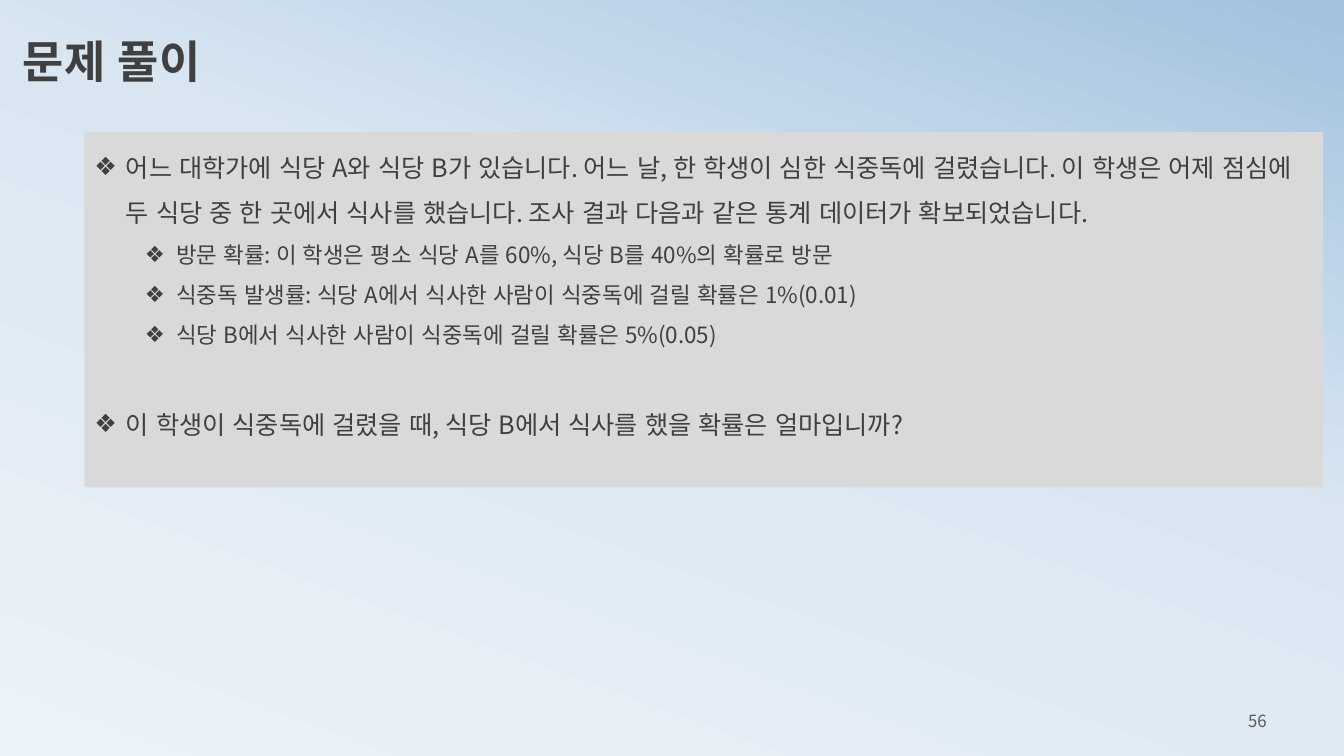
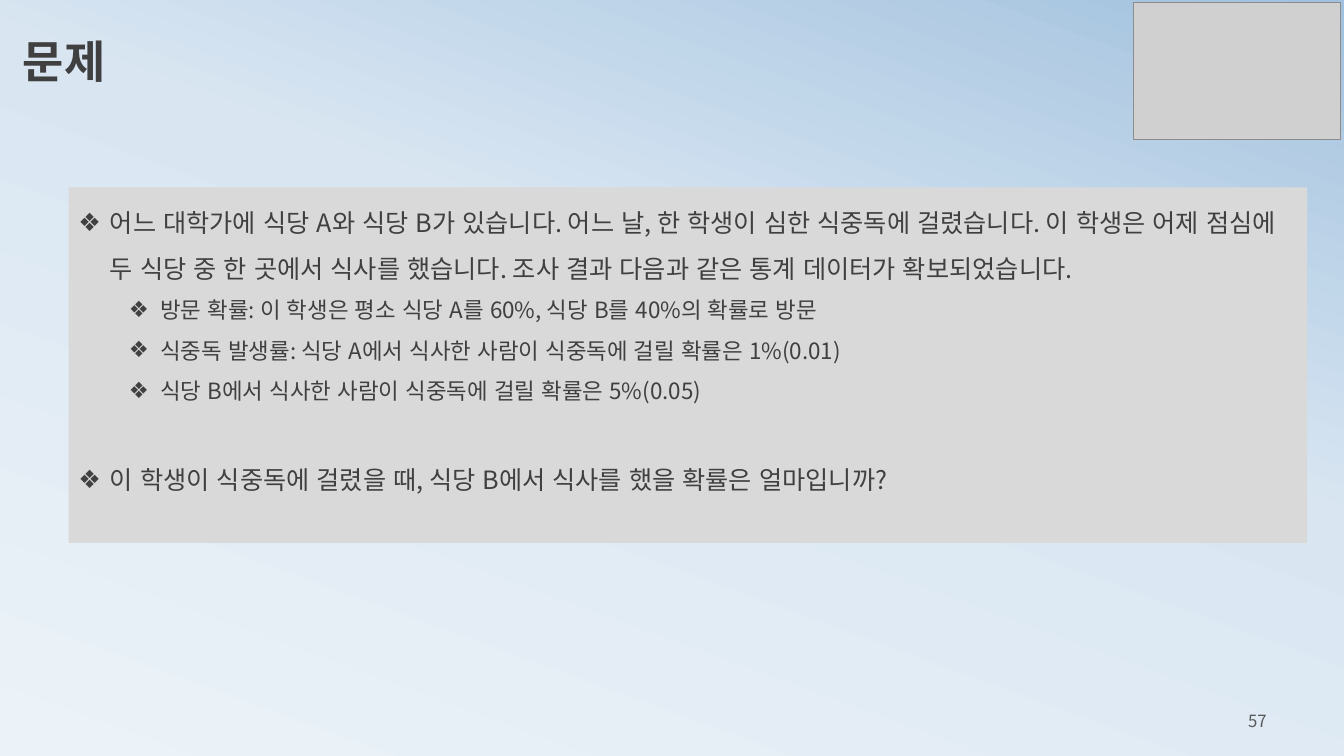
Before and after one commit to ancestor9/mathematics-for-machine-learning, a slide deck: slide 57 of 3_probability theory for machine learning.pptx (slide 56 before the commit). Drawn at 1344x756 pixels with LibreOffice and Linux fonts; fonts in the diff are those of the drawing; grey boxes stand for pictures. Boxes give left, top, right and bottom in pixels: in the first picture for what was removed or moved away, otherwise in the second. Text is boxed around its words. In the diff, an @@ line names an element or a change of style, - is before the commit and + after.

```diff
--- a/3_probability theory for machine learning.pptx
+++ b/3_probability theory for machine learning.pptx
@@ picture added at bbox=[1133, 3, 1340, 140] @@
@@ text at bbox=[23, 40, 105, 82]: text changed @@
-문제 풀이
+문제
@@ rectangle "어느 대학가에 식당 A와 식당 ...": place and size @@
-rectangle "어느 대학가에 식당 A와 식당 ..." at bbox=[85, 132, 1323, 488]
+rectangle "어느 대학가에 식당 A와 식당 ..." at bbox=[69, 188, 1307, 543]
@@ page number at bbox=[1248, 714, 1267, 727]: text changed @@
-56
+57
```
Also in this commit, not shown: 28 other slides changed, 5 slides added, 3 slides removed.
